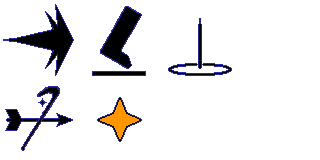
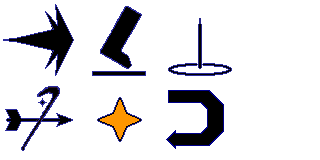
Layer changes from the first 320 x 160 image to the second:
painted on "Background" over <box>166,90,224,149</box>
